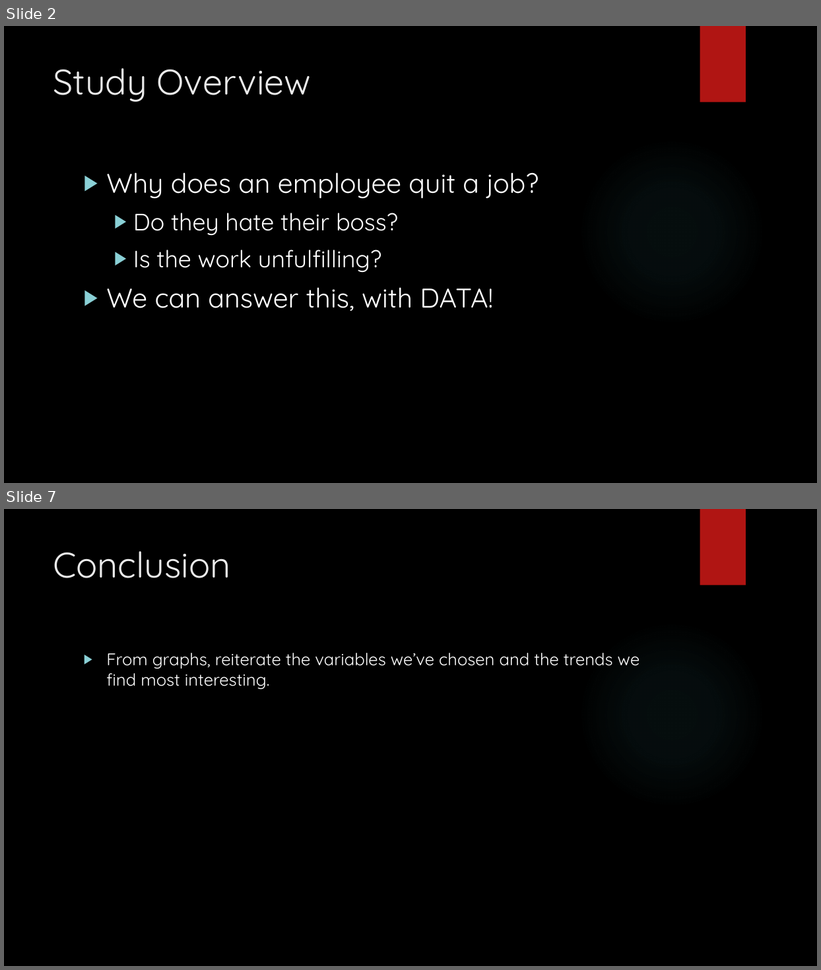
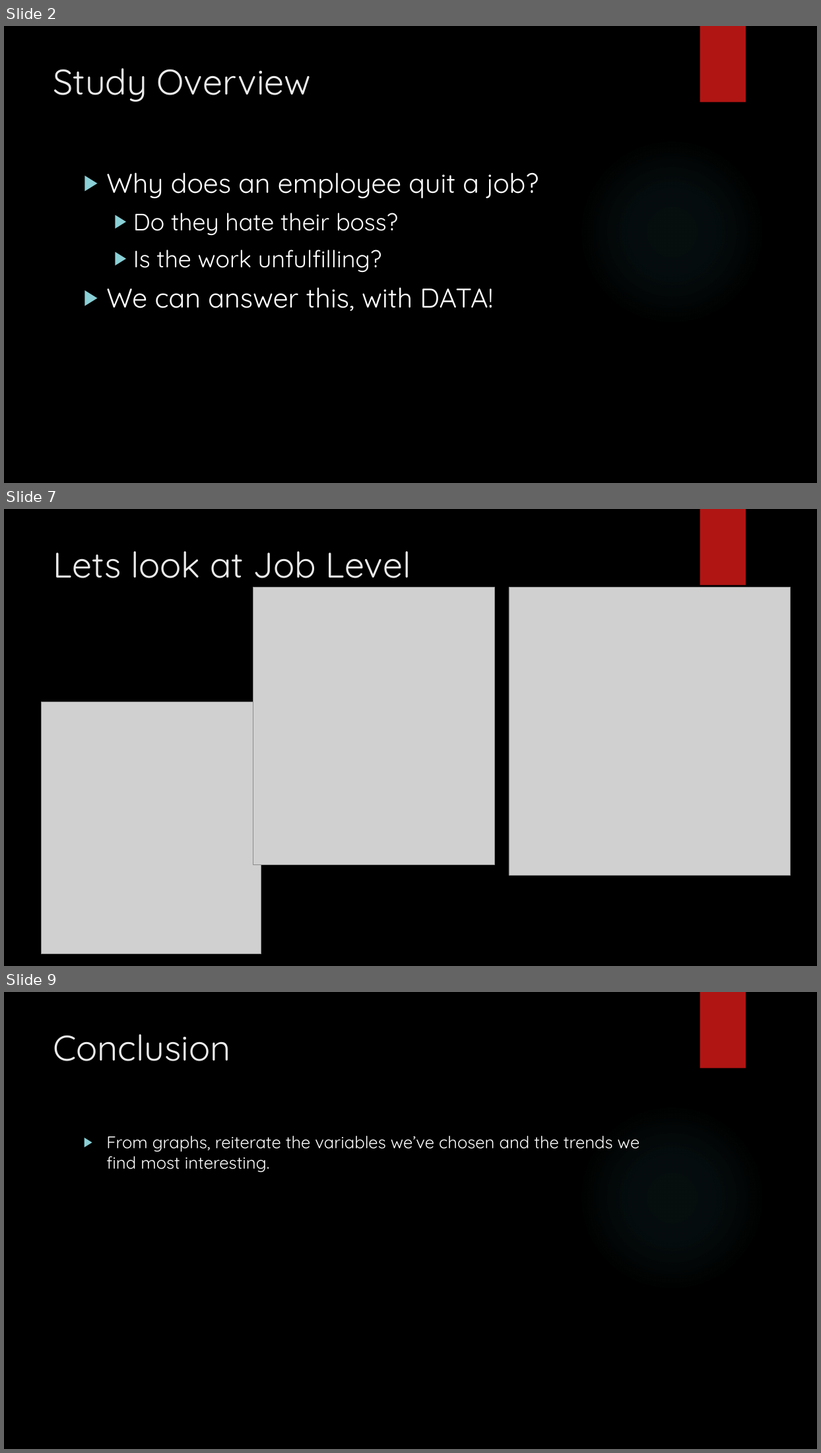
Before and after one commit to vazquezs123/DATA_SCIENCE_CS02, a slide deck: case_study_02_presentation.pptx. Shown one above the other, each under a label of ours: slides 2 and 7 before the commit, slides 2, 7 and 9 after it; the slides between them are not shown. The pictures are 821x970 and 821x1453 pixels, drawn with LibreOffice and Linux fonts; fonts in the diff are those of the drawing; grey boxes stand for pictures; background and template pictures are left out. Boxes give left, top, right and bottom in pixels: in the first picture for what was removed or moved away, otherwise in the second. Text is boxed around its words. In the diff, an @@ line names an element or a change of style, - is before the commit and + after.

```diff
--- a/case_study_02_presentation.pptx
+++ b/case_study_02_presentation.pptx
@@ slide 7 added at [4, 509, 817, 966], background picture (left out); not listed: 1 template element that a slide beside it also shows @@
@@ title added at [54, 551, 411, 588], 42 pt, text #EBEBEB @@
+Lets look at Job Level
@@ picture added at [253, 587, 495, 865] @@
@@ picture added at [509, 587, 791, 875] @@
@@ picture added at [41, 702, 261, 955] @@
@@ what was slide 7 is now slide 9 @@
```
Also in this commit, not shown: 3 slides changed, 2 other slides added, 1 slide removed, 3 other files.
